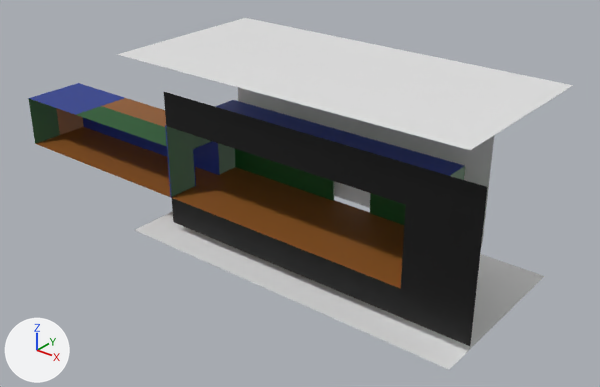
Renders of the Blender file Assets/Models/taxidermy huone+tutorial huone2.blend from each side of a commit.
Both versions are drawn from a 50 mm camera at (69.5, -92.5, 59.9) aimed at (-6.0, 1.9, 1.4). Lighting does not change. The marker at lower left points along +X, +Y and +Z.

Before the edit, the objects in view are built like this:
```python
me_cube_007 = bpy.data.meshes.new('Cube.007')
me_cube_007.from_pydata(...)  # 121 vertices, 66 faces; spans x -60.1..31.7, y -10.2..5.7, z -4.5..18.2
# faces by material slot: [33, 5, 7, 21]
me_cube_007.materials.append(mat_katto)  # blue #223990
me_cube_007.materials.append(mat_lattia)  # brown #905822
me_cube_007.materials.append(mat_seinät)  # dark green #135721
me_cube_007.materials.append(mat_kulissi)  # black #000000
me_pohjapiirrus = bpy.data.meshes.new('pohjapiirrus')
me_pohjapiirrus.from_pydata([(-1.03, -0.5, 0.0), (1.03, -0.5, 0.0), (-1.03, 0.5, 0.0), (1.03, 0.5, 0.0)], [], [(0, 1, 3, 2)])
me_pohjapiirrus.materials.append(mat_pohjapiirrus)  # its picture is missing
me_unity_9umklap5jc = bpy.data.meshes.new('Unity_9uMKlaP5Jc')
me_unity_9umklap5jc.from_pydata([(-1.32, -0.5, 0.0), (1.32, -0.5, 0.0), (-1.32, 0.5, 0.0), (1.32, 0.5, 0.0)], [], [(0, 1, 3, 2)])
me_unity_9umklap5jc.materials.append(mat_unity_9umklap5jc)  # its picture is missing
ob_cube_005 = bpy.data.objects.new('Cube.005', me_cube_007)
ob_cube_005.location = (0.0, 0.0, 0.0)
ob_pohjapiirrus = bpy.data.objects.new('pohjapiirrus', me_pohjapiirrus)
ob_pohjapiirrus.location = (1.5, 0.0, -5.9)
ob_pohjapiirrus.rotation_euler = (3.142, 0.0, 3.142)  # degrees (180, 0, 180)
ob_pohjapiirrus.scale = (-28.8, 28.8, 28.8)
ob_unity_9umklap5jc = bpy.data.objects.new('Unity_9uMKlaP5Jc', me_unity_9umklap5jc)
ob_unity_9umklap5jc.location = (0.0, 7.2, 8.9)
ob_unity_9umklap5jc.rotation_euler = (1.571, 0.0, 6.283)  # degrees (90, 0, 360)
ob_unity_9umklap5jc.scale = (18.1, 18.1, 18.1)
# also in view: 'Cube.003' at (-19.6, -2.4, 6.3); 'Cube.004' at (-19.6, -2.4, 0.0); 'pohjapiirrus.001' at (1.5, 0.0, 24.1)
```
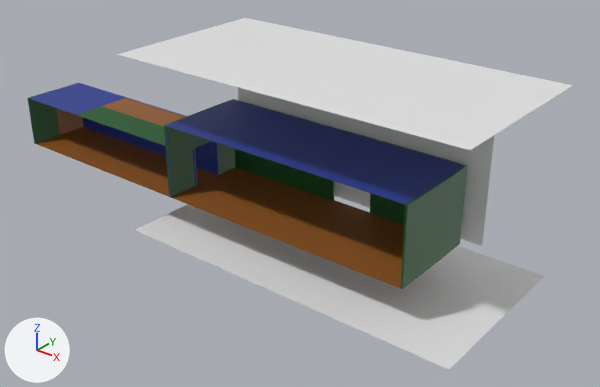
Boxes (x1, y1, x2, y2) around the edits, measured in the pictures (600 x 387 px):
```json
{"object": "Cube.005", "change": "reshaped", "before": [29, 83, 488, 346], "after": [29, 83, 465, 213], "on screen": "50% shorter"}
{"part": 1, "of": "me_cube_007", "change": "deleted", "before": [164, 92, 488, 346], "on screen": "black"}
```

Edits to the scene script, one JSON object a line:
```json
{"block": "me_cube_007", "where": "# used by ob_cube_005; location = (0.0, 0.0, 0.0)"}
{"op": "remove", "block": "me_cube_007", "code": "me_cube_007.from_pydata(...)  # 121 vertices, 66 faces; spans x -60.1..31.7, y -10.2..5.7, z -4.5..18.2"}
{"op": "add", "block": "me_cube_007", "code": "me_cube_007.from_pydata(...)  # 86 vertices, 45 faces; spans x -60.1..20.9, y -10.2..5.7, z 0.0..12.5"}
{"block": "me_cube_007", "change": "me_cube_007 part 1"}
{"block": "me_cube_007", "change": "35 vertices are removed from x -23.1..31.7, y -10.2, z -4.5..18.2"}
{"block": "me_cube_007", "change": "21 faces are deleted"}
{"op": "remove", "block": "me_cube_007", "code": "me_cube_007.materials.append(mat_kulissi)  # black #000000"}
```
